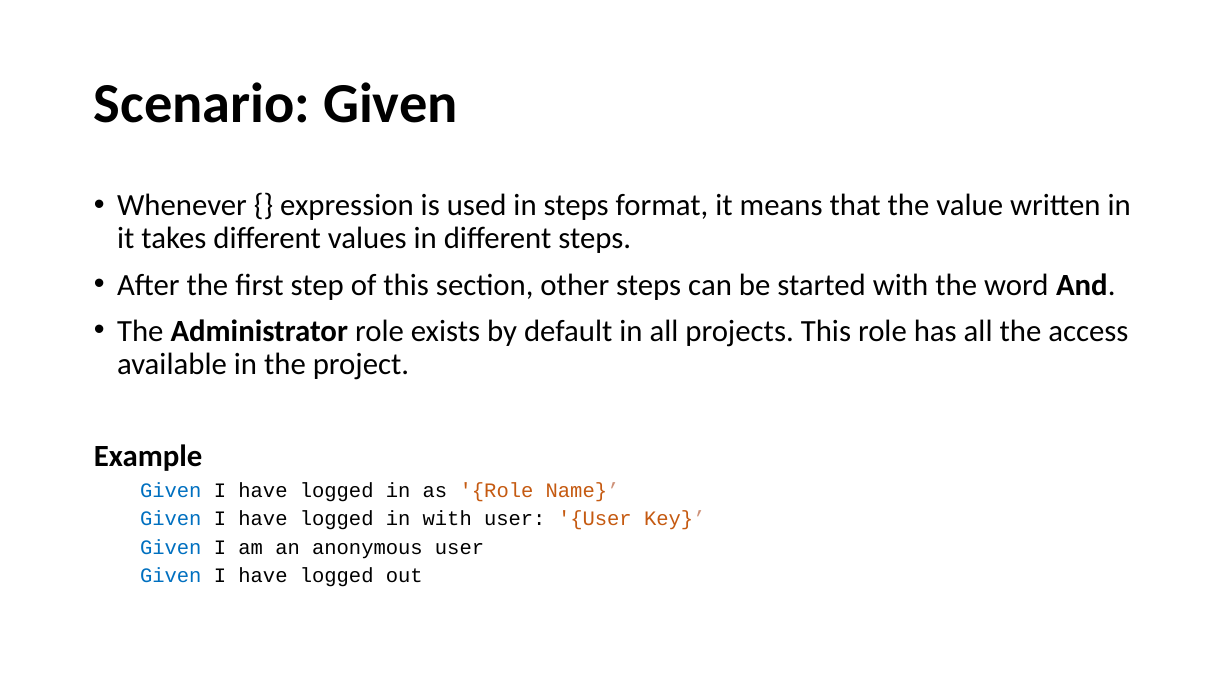
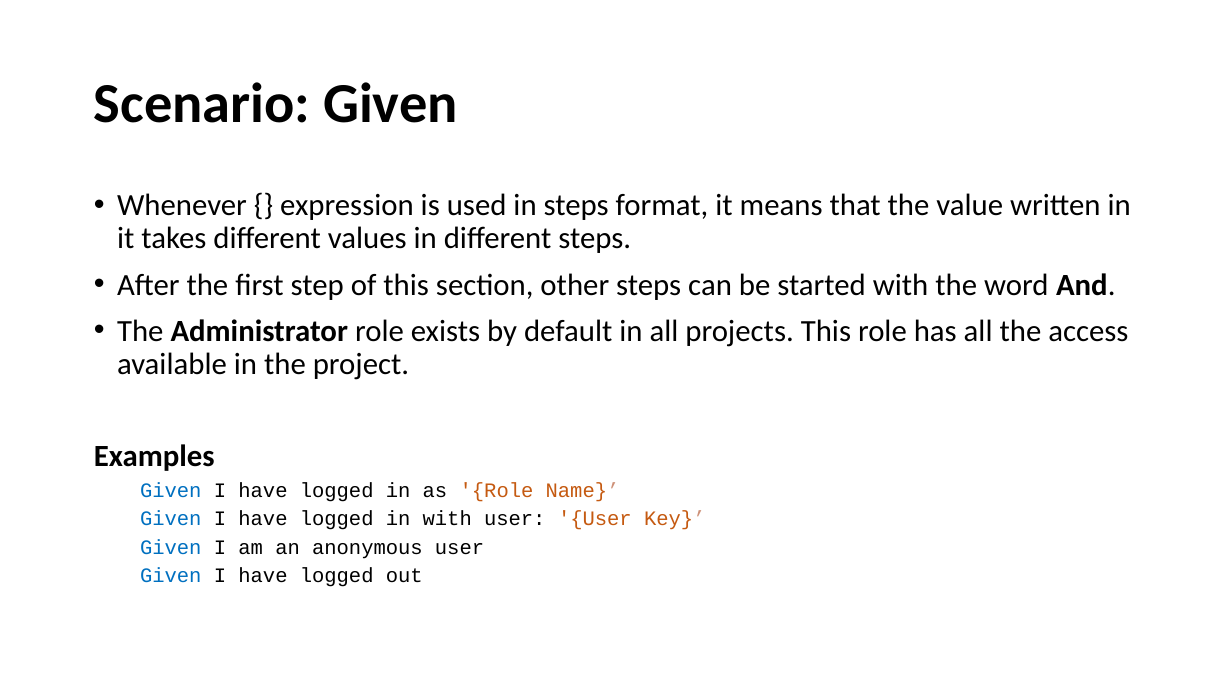
Before and after one commit to fmontazeri/Knowledeg, a slide deck: slide 22 of Gherkin.pptx. Drawn at 1232x693 pixels with LibreOffice and Linux fonts; fonts in the diff are those of the drawing. Boxes give left, top, right and bottom in pixels: in the first picture for what was removed or moved away, otherwise in the second. Text is boxed around its words. In the diff, an @@ line names an element or a change of style, - is before the commit and + after.

```diff
--- a/Gherkin.pptx
+++ b/Gherkin.pptx
@@ text at <box>94,444,215,471</box>: text changed @@
-Example
+Examples
```
Also in this commit, not shown: 3 other slides changed, 8 slides added.
